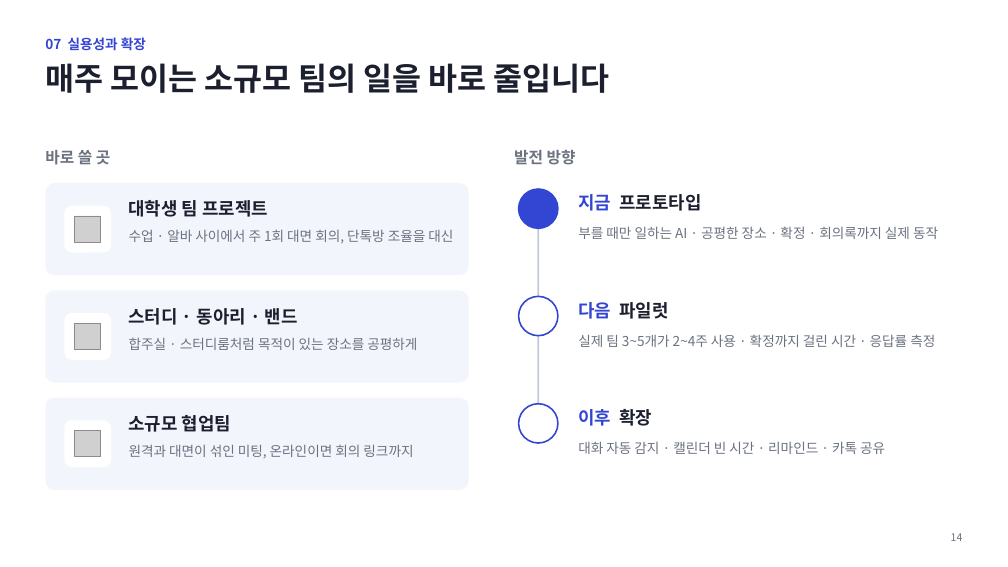
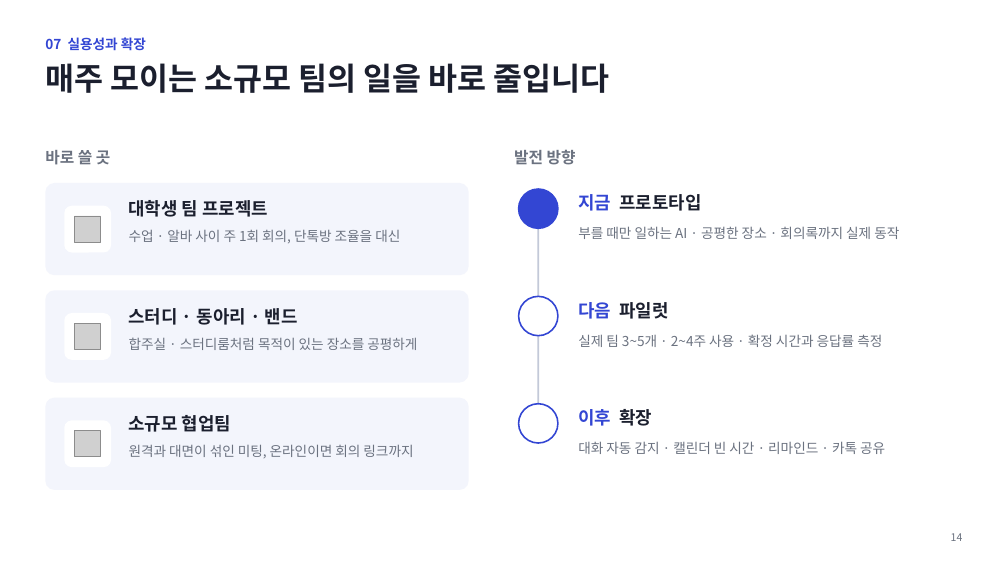
Before and after one commit to kccprogramming/syncle-web, a slide deck: slide 14 of docs/presentation/Syncle_발표.pptx. Drawn at 1008x567 pixels with LibreOffice and Linux fonts; fonts in the diff are those of the drawing; grey boxes stand for pictures. Boxes give left, top, right and bottom in pixels: in the first picture for what was removed or moved away, otherwise in the second. Text is boxed around its words. In the diff, an @@ line names an element or a change of style, - is before the commit and + after.

```diff
--- a/docs/presentation/Syncle_발표.pptx
+++ b/docs/presentation/Syncle_발표.pptx
@@ text at (129,230,400,243): text changed @@
-수업 · 알바 사이에서 주 1회 대면 회의, 단톡방 조율을 대신
+수업 · 알바 사이 주 1회 회의, 단톡방 조율을 대신
@@ text at (578,226,899,239): text changed @@
-부를 때만 일하는 AI · 공평한 장소 · 확정 · 회의록까지 실제 동작
+부를 때만 일하는 AI · 공평한 장소 · 회의록까지 실제 동작
@@ text at (578,334,882,347): text changed @@
-실제 팀 3~5개가 2~4주 사용 · 확정까지 걸린 시간 · 응답률 측정
+실제 팀 3~5개 · 2~4주 사용 · 확정 시간과 응답률 측정
```
Also in this commit, not shown: 6 other slides changed, 1 other file.
